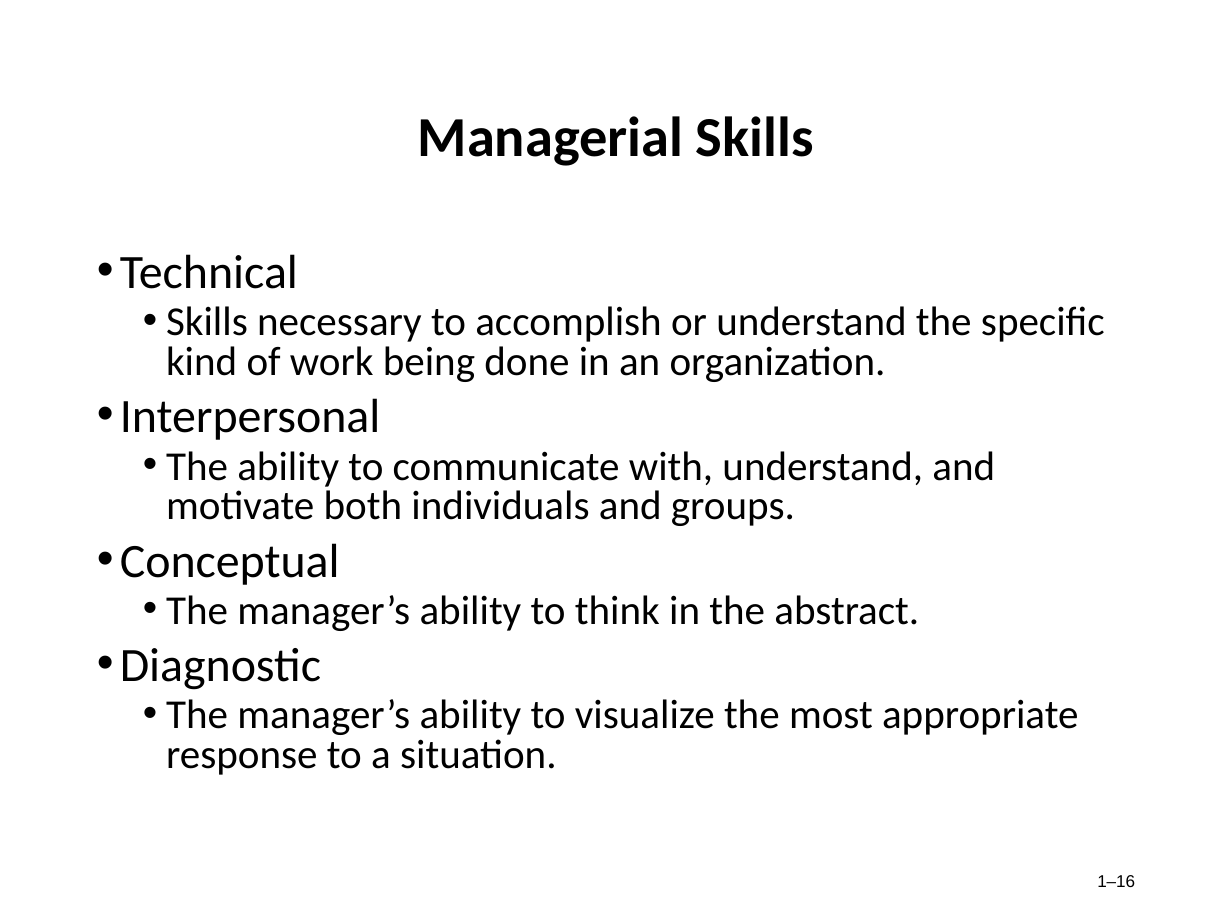
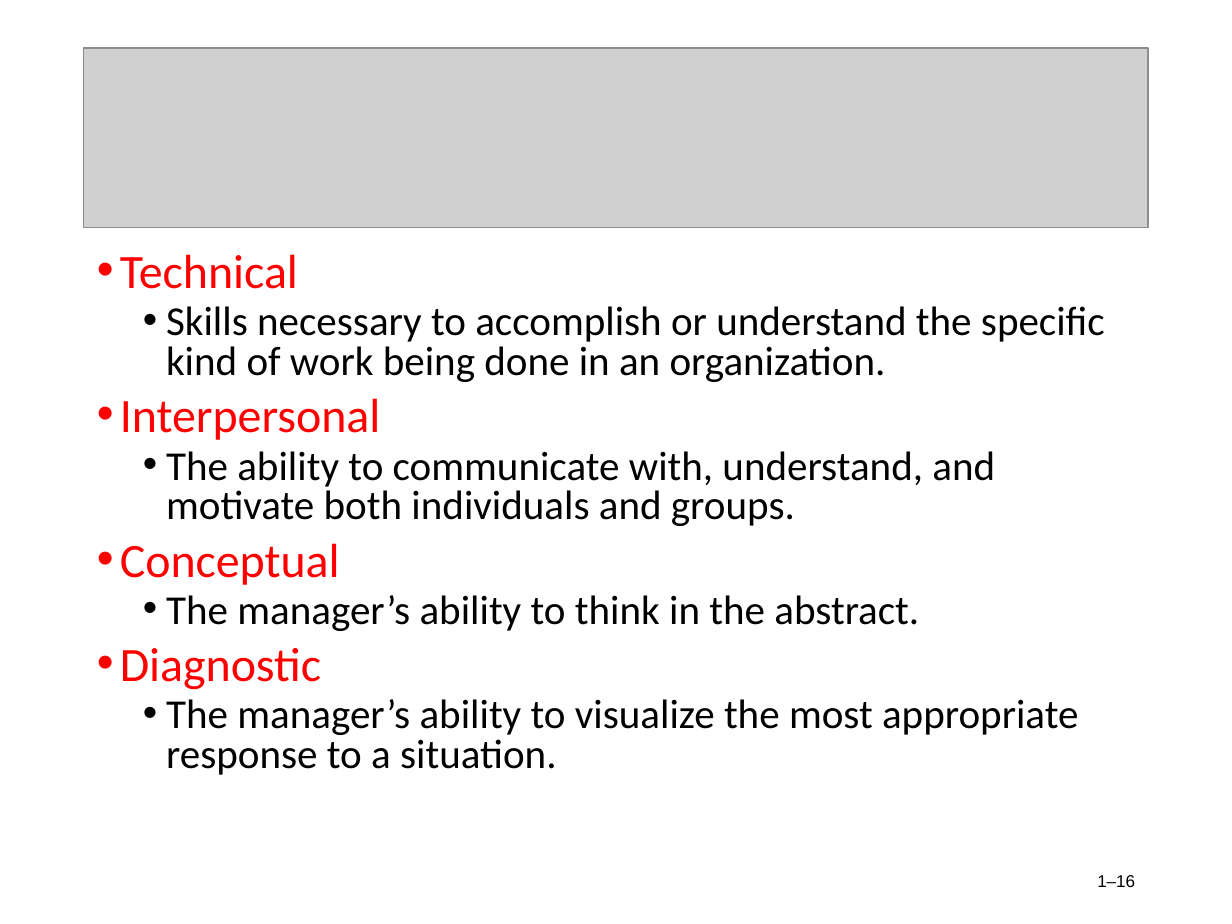
Before and after one commit to AbdullahRFA/3_2_ALL_Resources, a slide deck: slide 16 of Management & Accounting /Management/Chapter-1 (MGT).ppt. Drawn at 1232x924 pixels with LibreOffice and Linux fonts; fonts in the diff are those of the drawing; grey boxes stand for pictures. Boxes give left, top, right and bottom in pixels: in the first picture for what was removed or moved away, otherwise in the second. Text is boxed around its words. In the diff, an @@ line names an element or a change of style, - is before the commit and + after.

```diff
--- a/Management & Accounting /Management/Chapter-1 (MGT).ppt
+++ b/Management & Accounting /Management/Chapter-1 (MGT).ppt
@@ picture added at (x1=84, y1=48, x2=1148, y2=228) @@
@@ title removed at (x1=418, y1=116, x2=814, y2=166) @@
-Managerial Skills
@@ text at (x1=120, y1=254, x2=380, y2=690): text colour #000000 to #FF0000 in "Technical", "Interpersonal", "Conceptual", "Diagnostic"; bullet colour #000000 to #FF0000 @@
```
Also in this commit, not shown: 14 other slides changed, 2 slides added, 2 slides removed, 5 other files.
